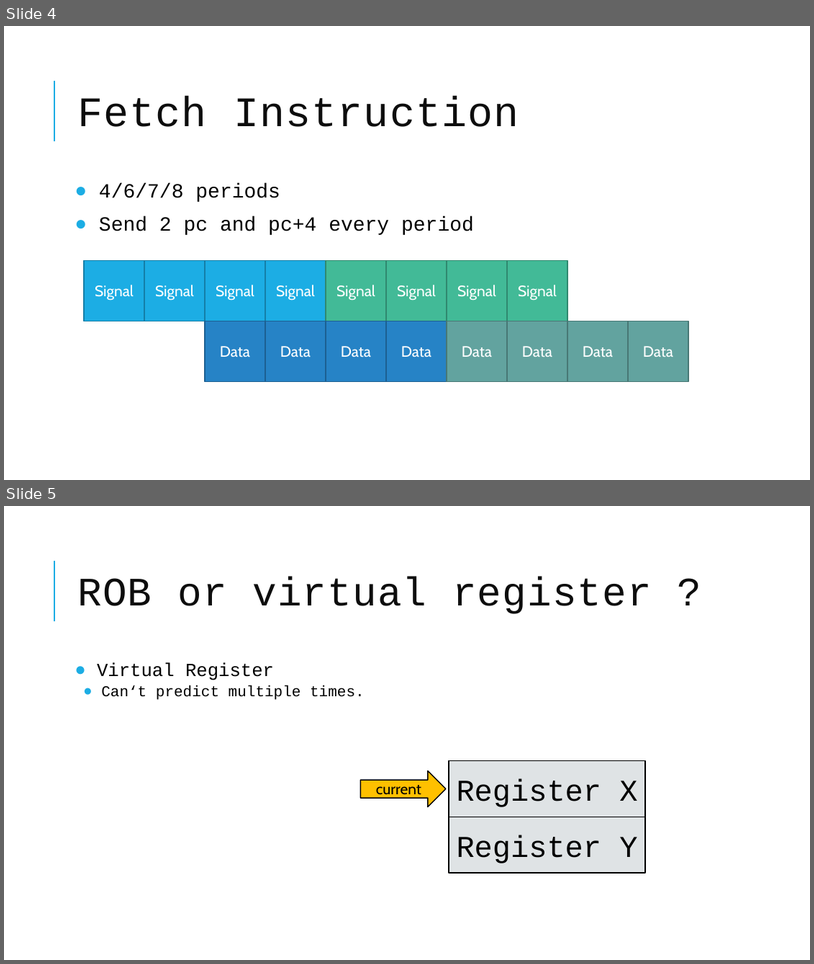
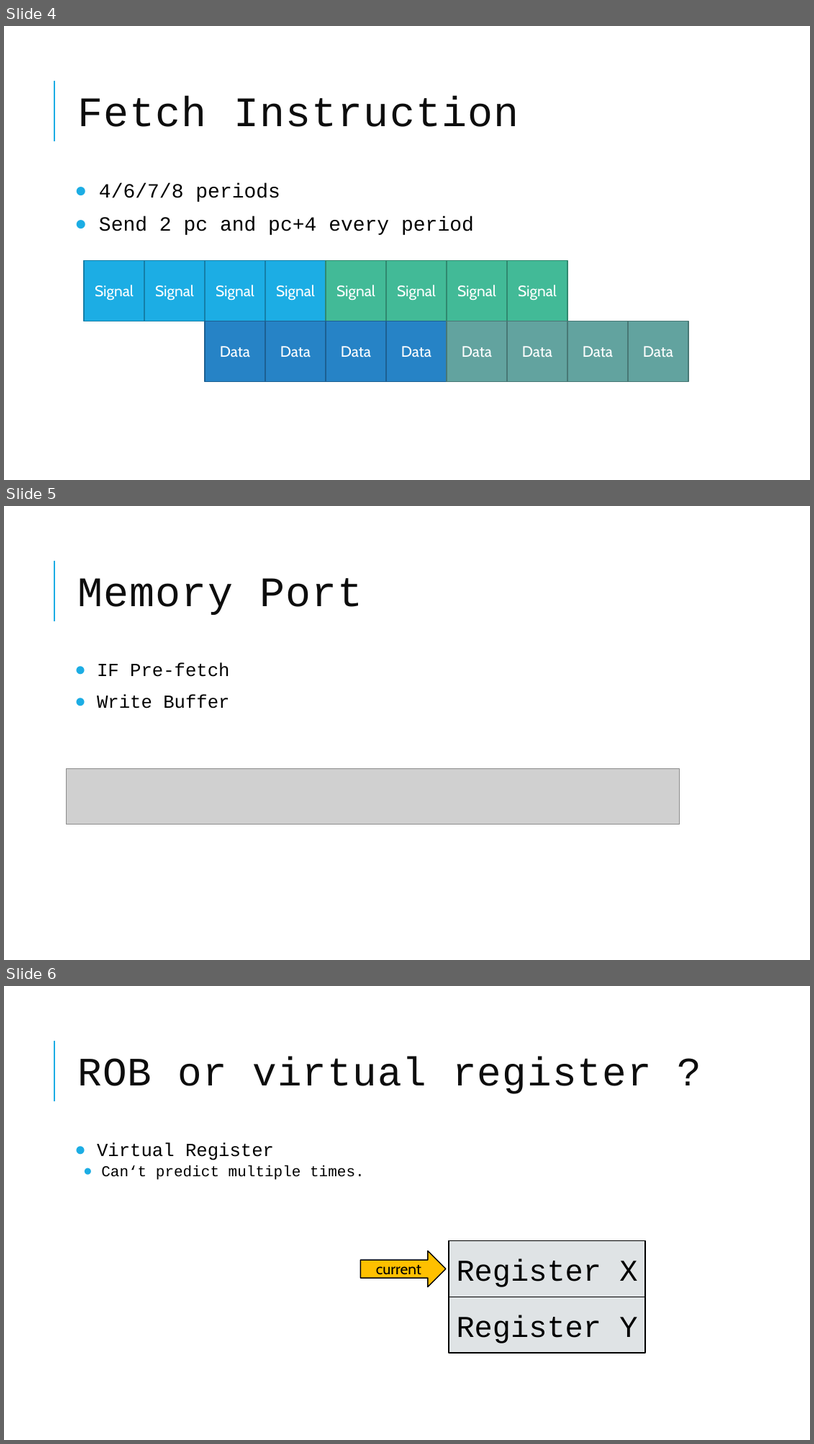
Before and after one commit to cla7aye15I4nd/trivial-riscv-cpu, a slide deck: doc/report/report.pptx. Shown one above the other, each under a label of ours: slides 4 and 5 before the commit, slides 4, 5 and 6 after it. The pictures are 814x964 and 814x1444 pixels, drawn with LibreOffice and Linux fonts; fonts in the diff are those of the drawing; grey boxes stand for pictures. Boxes give left, top, right and bottom in pixels: in the first picture for what was removed or moved away, otherwise in the second. Text is boxed around its words. In the diff, an @@ line names an element or a change of style, - is before the commit and + after.

```diff
--- a/doc/report/report.pptx
+++ b/doc/report/report.pptx
@@ slide 5 added at <box>4,506,810,960</box>, background #FFFFFF; not listed: 1 template element that a slide beside it also shows @@
@@ title added at <box>77,578,363,615</box>, 50 pt, text #0D0D0D @@
+Memory Port
@@ text added at <box>97,662,229,708</box>, 22 pt, text #000000 @@
+● IF Pre-fetch
+● Write Buffer
@@ picture added at <box>67,769,680,824</box> @@
@@ what was slide 5 is now slide 6 @@
```
Also in this commit, not shown: 1 slide changed, 1 other slide added, 2 other files.
